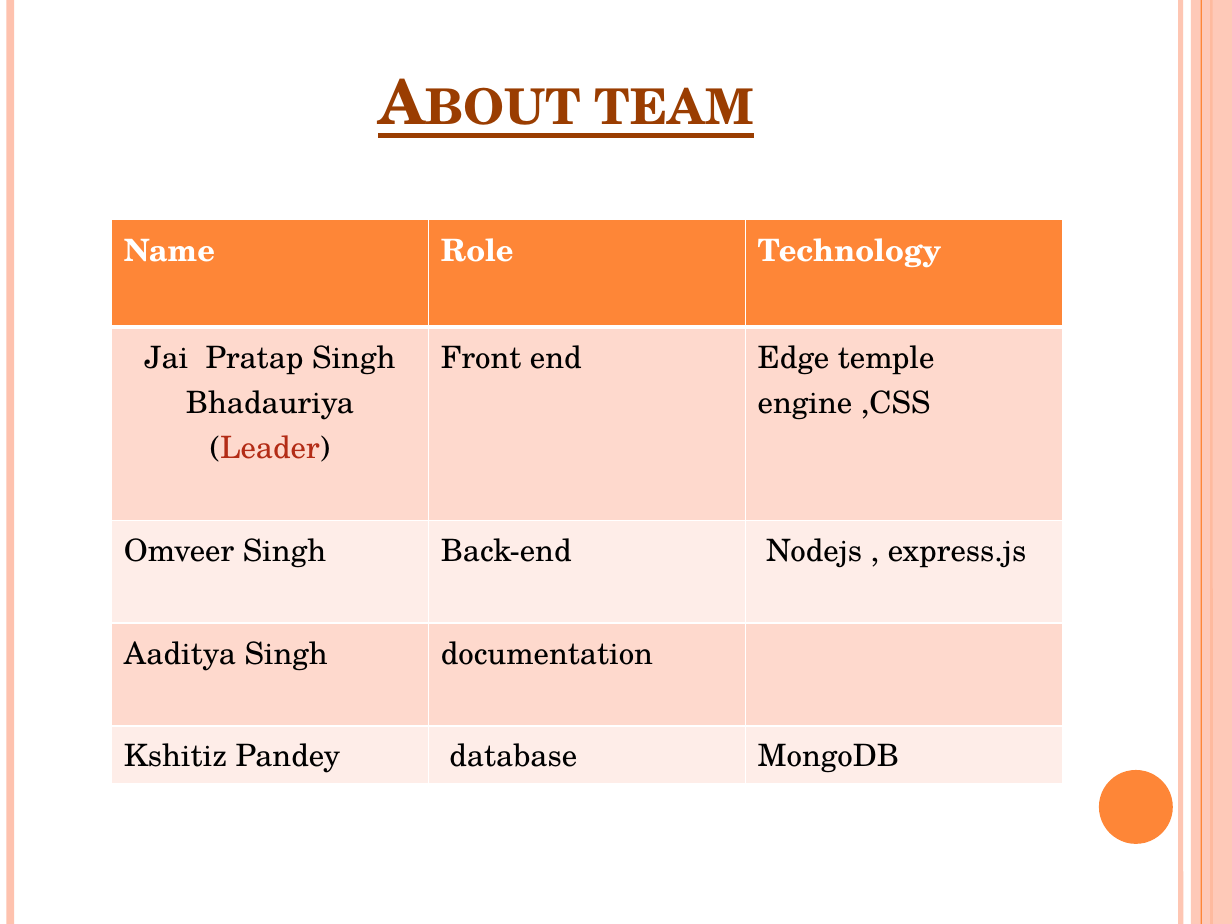
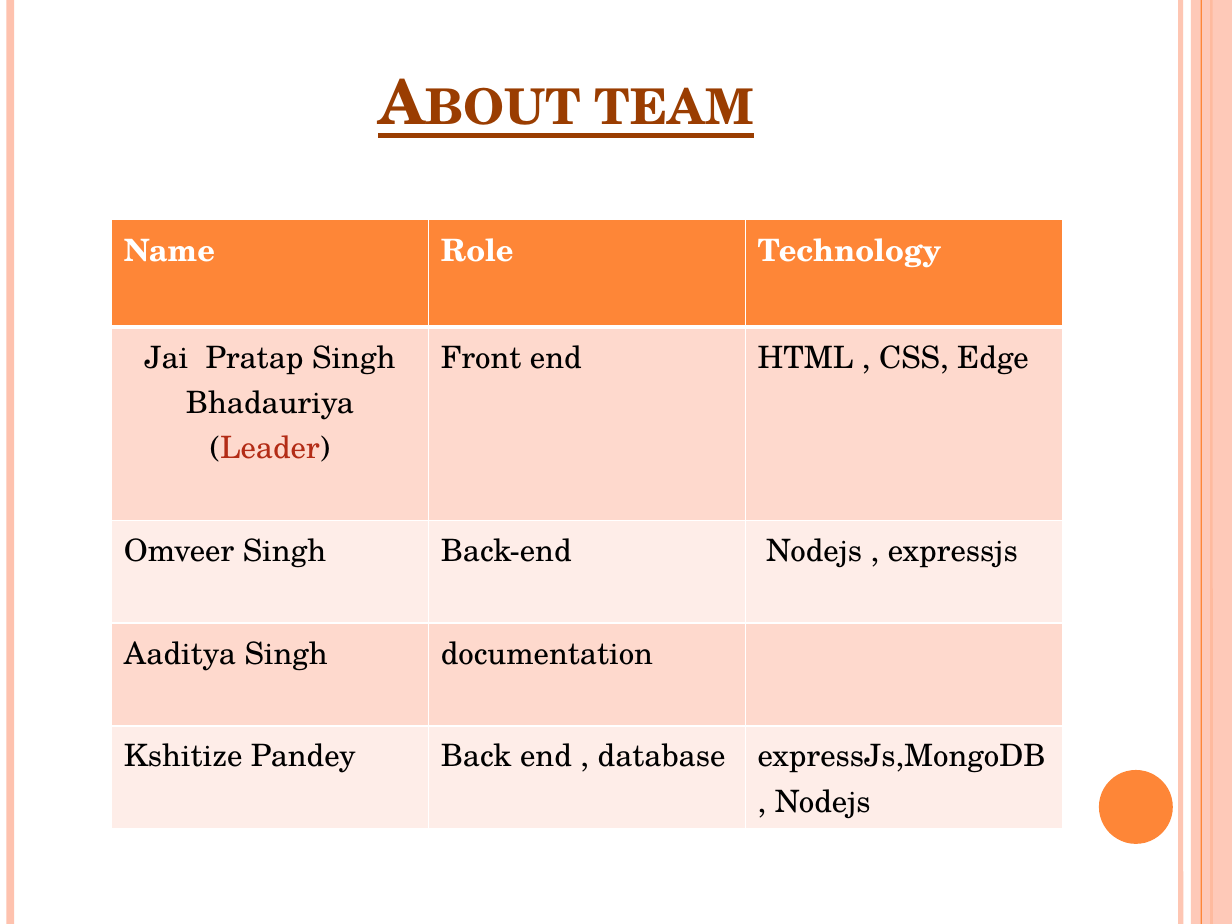
Before and after one commit to kietmcaproject/Mini-project-session-2021-22-Odd-, a slide deck: slide 8 of OnGro ,G.5/ONGRO1.pptx. Drawn at 1232x924 pixels with LibreOffice and Linux fonts; fonts in the diff are those of the drawing. Boxes give left, top, right and bottom in pixels: in the first picture for what was removed or moved away, otherwise in the second. Text is boxed around its words. In the diff, an @@ line names an element or a change of style, - is before the commit and + after.

```diff
--- a/OnGro ,G.5/ONGRO1.pptx
+++ b/OnGro ,G.5/ONGRO1.pptx
@@ table at bbox=[112, 219, 1062, 823] @@
-row 2, column 3: Edge temple engine ,CSS
+row 2, column 3: HTML , CSS, Edge
-row 3, column 3: Nodejs , express.js
+row 3, column 3: Nodejs , expressjs
-row 5: Kshitiz Pandey | database | MongoDB
+row 5: Kshitize Pandey | Back end , database | expressJs,MongoDB / , Nodejs
```
Also in this commit, not shown: 4 other slides changed.
